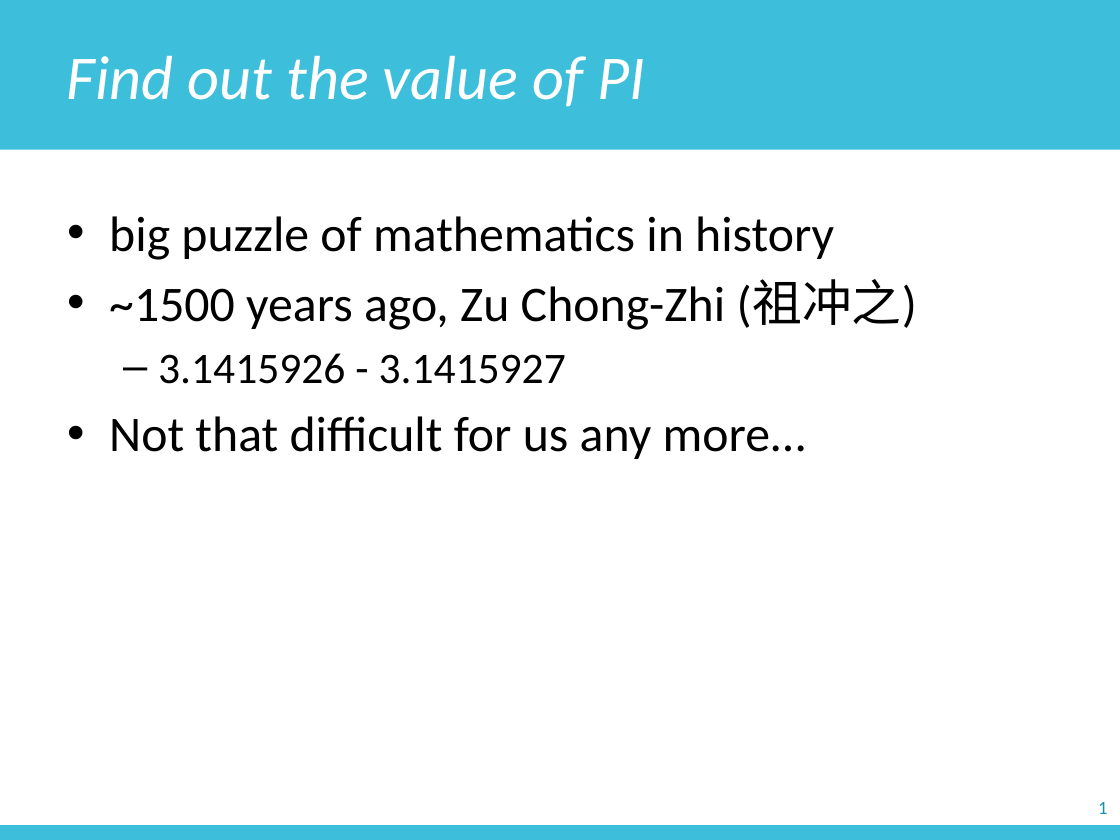
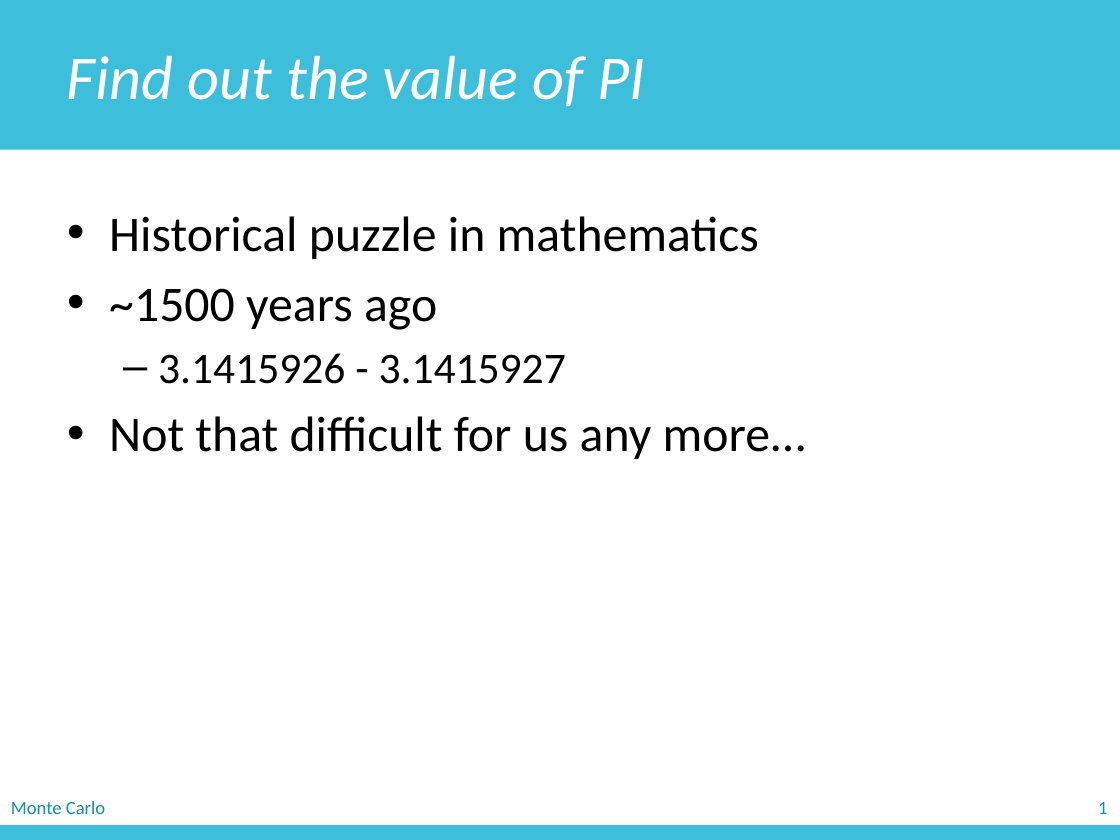
Before and after one commit to zichengliao/zuics101-fa17, a slide deck: slide 8 of lectures/lec13/lec13.pptx (slide 5 before the commit). Drawn at 1120x840 pixels with LibreOffice and Linux fonts; fonts in the diff are those of the drawing. Boxes give left, top, right and bottom in pixels: in the first picture for what was removed or moved away, otherwise in the second. Text is boxed around its words. In the diff, an @@ line names an element or a change of style, - is before the commit and + after.

```diff
--- a/lectures/lec13/lec13.pptx
+++ b/lectures/lec13/lec13.pptx
@@ text at (109,216,759,330): text changed @@
-• big puzzle of mathematics in history
-• ~1500 years ago, Zu Chong-Zhi (祖冲之)
+• Historical puzzle in mathematics
+• ~1500 years ago
@@ text added at (11,801,105,814), 12 pt, text #118EB0 @@
+Monte Carlo
```
Also in this commit, not shown: 6 other slides changed, 4 slides added, 2 other files.
